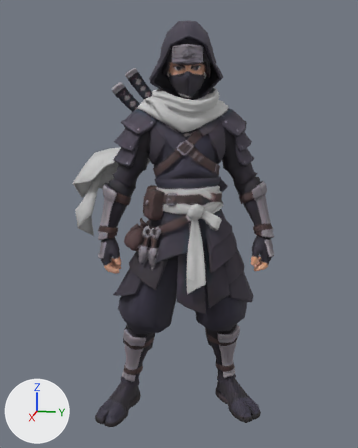
A saved change to the glTF model godot/client/assets/models/ext/ninja.glb.
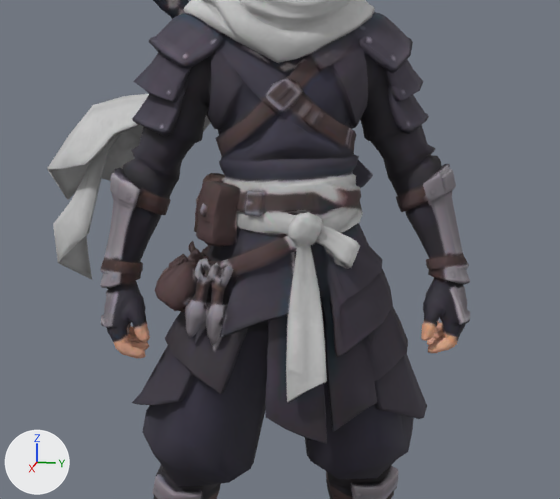
Each version is shown whole from a camera (50 mm lens) standing at (1.212, 0.284, 0.799) and looking at (-0.009, 0.04, 0.494), then close up on the part from 14% to 89% of the width and 23% to 76% of the height. The axes (+X, +Y, +Z) are drawn at lower left. The lights are the same throughout. The older version's two pictures come first. Objects named as collision shapes, trigger or cutter boxes, shadow casters or lower levels of detail are left out.

The scene before the commit, as lines of its bpy script (objects in view):
```python
me_ninja_lod0 = bpy.data.meshes.new('ninja_lod0')
me_ninja_lod0.from_pydata(...)  # 8875 vertices, 17756 faces; spans x -0.18..0.18, y -0.284..0.284, z 0.0..0.976
me_ninja_lod0.materials.append(mat_ninja)
ob_ninja_lod0 = bpy.data.objects.new('ninja_lod0', me_ninja_lod0)
ob_ninja_lod0.location = (0.0, 0.0, 0.0)
```
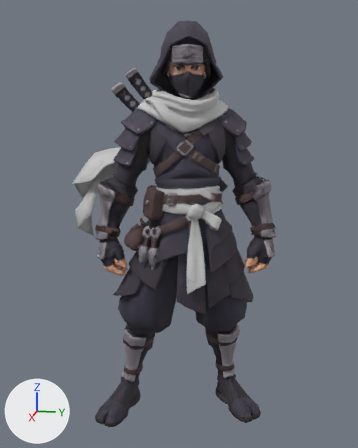
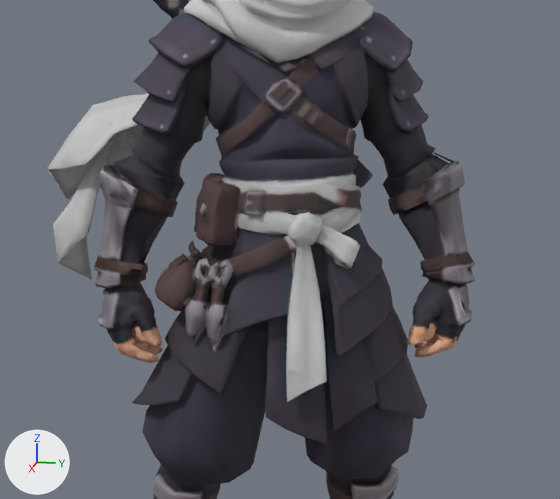
Location of each change, (x1, y1, x2, y2) in pixels of the close-ups (560 x 499 px):
'ninja_vm', added
    after: (94, 153, 475, 363)

Diff of the bpy script that builds the scene:
```diff
--- a/godot/client/assets/models/ext/ninja.glb.py
+++ b/godot/client/assets/models/ext/ninja.glb.py
@@ mat_ninja_001 @@
+mat_ninja_001 = principled_material('ninja.001')
+mat_ninja_001.texture = img_ninja_atlas
+mat_ninja_001.roughness = 0.8
@@ me_ninja_vm @@
+me_ninja_vm.from_pydata(...)  # 1714 vertices, 3424 faces; spans x -0.042..0.14, y -0.147..0.287, z 0.391..0.627
+me_ninja_vm.materials.append(mat_ninja_001)  # picture img_ninja_atlas
@@ ob_ninja_vm @@
+ob_ninja_vm = bpy.data.objects.new('ninja_vm', me_ninja_vm)
+ob_ninja_vm.location = (0.0, 0.0, 0.0)
```
